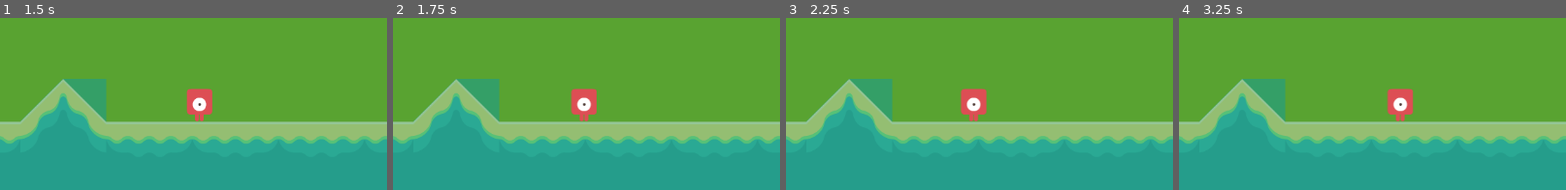
Above: before the commit, frames 1-4 (left to right).
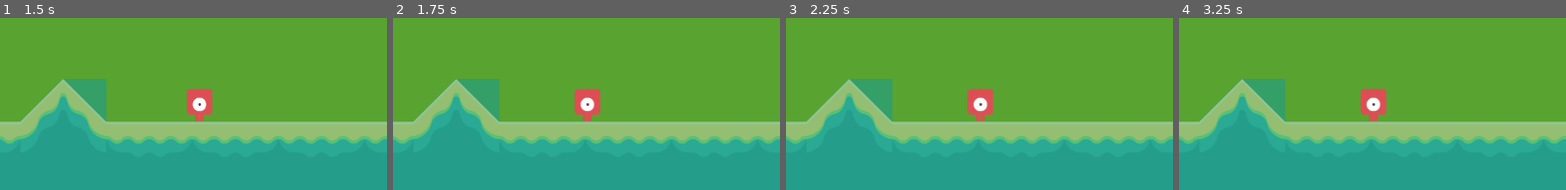
Above: after the commit, the same moments.

Repository: Kimmm-c/gunny-clone
Game: Godot game, scene res://tutorial.tscn
Two runs of this game, one before a commit and one after it. Both use one fixed random seed, a clock stepped at 60 frames per second and the inputs below.
Inputs:
- Up to frame 1 (1.5 s): tap Enter at 0.5 s; hold Right (player_moves_right) 0.53-1.28 s; hold Down (decrease_shooting_angle) 0.53-1.28 s; tap Up (increase_shooting_angle) at 0.8, 1.35 s; hold Left (player_moves_left) from 1.28 s (still down)
- Up to frame 2 (1.75 s): keep holding Left (player_moves_left); tap Space (shoot) at 1.55 s
- Up to frame 3 (2.25 s): release Left (player_moves_left) at 2.03 s; hold Right (player_moves_right) from 2.03 s (still down); hold Space (shoot) from 2.03 s (still down)
- Up to frame 4 (3.25 s): keep holding Right (player_moves_right); tap Down (decrease_shooting_angle) at 2.3, 2.85 s; release Space (shoot) at 2.78 s; tap Up (increase_shooting_angle) at 3.05 s
The pictures show only the part of the screen within x 9-58%, y 31-81%; the shares and areas given below are measured in that part.

Frame 1 is identical in both runs. In frame 2, 0.7% of the frame differs, in the area x 45-54%, y 41-61%; in frame 3, 1.0%; in frame 4, 2.2%, in the area x 46-61%, y 41-61%.

Commit message:
added TurnManager

Diff:
--- a/player.gd
+++ b/player.gd
@@ -3,6 +3,7 @@
 @export var player_position = Vector2(200, 200)
 @export var health = 25000
 @export var speed = 50
+var is_listening = true
 var player_state
 
 enum PlayerState {
@@ -11,15 +12,16 @@
 }
 
 func _physics_process(delta: float) -> void:
-	var direction = Vector2.ZERO
+	if is_listening:
+		var direction = Vector2.ZERO
 
-	if Input.is_action_pressed("player_moves_left"):
-		direction.x -= 1
-	elif Input.is_action_pressed("player_moves_right"):
-		direction.x += 1
+		if Input.is_action_pressed("player_moves_left"):
+			direction.x -= 1
+		elif Input.is_action_pressed("player_moves_right"):
+			direction.x += 1
 
-	velocity = direction * speed
-	move_and_slide()
+		velocity = direction * speed
+		move_and_slide()
 
 func _ready() -> void:
 	player_state = PlayerState.ALIVE
--- a/shot.gd
+++ b/shot.gd
@@ -4,19 +4,28 @@
 @export var shooting_power = 0.0
 @export var shooting_angle = 30
 var power_is_increasing = true
+var is_listening = true
 
 func _physics_process(delta: float) -> void:
-	if Input.is_action_pressed("increase_shooting_angle"):
-		shooting_angle += 1
-	elif Input.is_action_pressed("decrease_shooting_angle"):
-		shooting_angle -= 1
-	elif Input.is_action_pressed("shoot"):
-		if shooting_power == 1.0:
-			power_is_increasing = !power_is_increasing
+	if is_listening:
+		if Input.is_action_pressed("increase_shooting_angle"):
+			shooting_angle += 1
+			print("shooting angle: ", shooting_angle)
+		elif Input.is_action_pressed("decrease_shooting_angle"):
+			shooting_angle -= 1
+			print("shooting angle: ", shooting_angle)
+		elif Input.is_action_pressed("shoot"):
+			if shooting_power > 1.0:
+				power_is_increasing = !power_is_increasing
+			elif shooting_power < 0:
+				power_is_increasing = !power_is_increasing
 
-		if power_is_increasing:
-			shooting_power += 0.1
-		else:
-			shooting_power -= 0.1
-	elif Input.is_action_just_released("shoot"):
-		shoot.emit()
+			if power_is_increasing:
+				shooting_power += 0.1
+			else:
+				shooting_power -= 0.1
+
+			print("shooting power: ", shooting_power)
+		elif Input.is_action_just_released("shoot"):
+			shoot.emit()
+			shooting_power = 0.0
--- a/stone.tscn
+++ b/stone.tscn
@@ -1,8 +1,7 @@
-[gd_scene load_steps=5 format=3 uid="uid://doskty1qqadix"]
+[gd_scene load_steps=4 format=3 uid="uid://doskty1qqadix"]
 
 [ext_resource type="Script" path="res://stone.gd" id="1_6s6ed"]
 [ext_resource type="Texture2D" uid="uid://blwaggre0qywf" path="res://kenney_abstract-platformer/PNG/Items/redCrystal.png" id="2_rq0vd"]
-[ext_resource type="PackedScene" uid="uid://b202vivir0vxf" path="res://shot.tscn" id="3_cxlo0"]
 
 [sub_resource type="RectangleShape2D" id="RectangleShape2D_xdcmn"]
 size = Vector2(32, 30)
@@ -21,7 +20,5 @@
 shape = SubResource("RectangleShape2D_xdcmn")
 debug_color = Color(3.85046e-06, 0.595094, 0.720295, 0.52549)
 
-[node name="Shot" parent="." instance=ExtResource("3_cxlo0")]
-
 [connection signal="body_entered" from="." to="." method="_on_body_entered"]
 [connection signal="body_shape_entered" from="." to="." method="_on_body_shape_entered"]
--- /dev/null
+++ b/turn_manager.gd
@@ -0,0 +1,31 @@
+extends Node
+
+# On game start, start the player's turn (enable player's input listening)
+# On player_timer end or on shoot signal, end player's turn (disable user input listening)
+# On the last bullet is freed, start the enemy's turn (start enemy's timer)
+# On the enemy_timer ends, start the player's turn
+
+signal player_timer_timeout
+signal enemy_timer_timeout
+
+func start_player_turn(player, shot) -> void:
+	print("starting player's turn...")
+	player.is_listening = true
+	shot.is_listening = true
+	$PlayerTimer.start()
+
+func stop_player_turn(player, shot) -> void:
+	print("stopping player's turn...")
+	player.is_listening = false
+	shot.is_listening = false
+	$PlayerTimer.stop()
+
+func start_enemy_turn() -> void:
+	print("starting enemy's turn...")
+	$EnemyTimer.start()
+
+func _on_player_timer_timeout() -> void:
+	player_timer_timeout.emit()
+
+func _on_enemy_timer_timeout() -> void:
+	enemy_timer_timeout.emit()
--- /dev/null
+++ b/turn_manager.tscn
@@ -0,0 +1,15 @@
+[gd_scene load_steps=2 format=3 uid="uid://by4myqk8n78l4"]
+
+[ext_resource type="Script" path="res://turn_manager.gd" id="1_u6owk"]
+
+[node name="TurnManager" type="Node"]
+script = ExtResource("1_u6owk")
+
+[node name="PlayerTimer" type="Timer" parent="."]
+wait_time = 10.0
+
+[node name="EnemyTimer" type="Timer" parent="."]
+wait_time = 2.0
+
+[connection signal="timeout" from="PlayerTimer" to="." method="_on_player_timer_timeout"]
+[connection signal="timeout" from="EnemyTimer" to="." method="_on_enemy_timer_timeout"]
--- a/tutorial.gd
+++ b/tutorial.gd
@@ -1,10 +1,9 @@
 extends Node2D
 
 @export var stone_scene: PackedScene
-var is_player_turn = true
 
-func _physics_process(delta: float) -> void:
-	pass
+func _ready() -> void:
+	$TurnManager.start_player_turn($Player, $Shot)
 
 func _on_stone_hit(collider_rid, collider_body) -> void:
 	if collider_body.name == "ground":
@@ -19,8 +18,6 @@
 func shoot() -> void:
 	pass
 
-func _on_player_timer_timeout() -> void:
-	shoot()
 
 func _on_stone_timer_timeout() -> void:
 	var rand_angle_degree = randf_range(30, 90)
@@ -42,3 +39,10 @@
 	# add the stone to the screen
 	add_child(stone)
 	stone.connect("hit", _on_stone_hit)
+
+
+func _on_turn_manager_player_timer_timeout() -> void:
+	$TurnManager.stop_player_turn($Player, $Shot)
+	print("making the shot at _ degree and _ power", $Shot.shooting_angle, $Shot.shooting_power)
+	# make the shot
+	# $ShotManager.shoot($Player, $Shot)
--- a/tutorial.tscn
+++ b/tutorial.tscn
@@ -1,22 +1,18 @@
-[gd_scene load_steps=6 format=3 uid="uid://kmfldxg35pbo"]
+[gd_scene load_steps=8 format=3 uid="uid://kmfldxg35pbo"]
 
 [ext_resource type="Script" path="res://tutorial.gd" id="1_ehuit"]
 [ext_resource type="PackedScene" uid="uid://epdo1nsksbdu" path="res://tutorial_level.tscn" id="1_yb1ct"]
 [ext_resource type="PackedScene" uid="uid://doskty1qqadix" path="res://stone.tscn" id="2_ehuit"]
 [ext_resource type="PackedScene" uid="uid://yo1omiogcwur" path="res://boss.tscn" id="5_rwowx"]
+[ext_resource type="PackedScene" uid="uid://by4myqk8n78l4" path="res://turn_manager.tscn" id="6_0cr88"]
 [ext_resource type="PackedScene" uid="uid://bskls1p343n00" path="res://player.tscn" id="6_hu44a"]
+[ext_resource type="PackedScene" uid="uid://b202vivir0vxf" path="res://shot.tscn" id="7_4t6hg"]
 
 [node name="tutorial" type="Node2D"]
 script = ExtResource("1_ehuit")
 stone_scene = ExtResource("2_ehuit")
 
 [node name="tutorial_level" parent="." instance=ExtResource("1_yb1ct")]
-
-[node name="PlayerTimer" type="Timer" parent="."]
-wait_time = 10.0
-one_shot = true
-
-[node name="EnemyTimer" type="Timer" parent="."]
 
 [node name="StoneTimer" type="Timer" parent="."]
 
@@ -26,5 +22,10 @@
 [node name="Player" parent="." instance=ExtResource("6_hu44a")]
 position = Vector2(367, 423)
 
-[connection signal="timeout" from="PlayerTimer" to="." method="_on_player_timer_timeout"]
+[node name="TurnManager" parent="." instance=ExtResource("6_0cr88")]
+
+[node name="Shot" parent="." instance=ExtResource("7_4t6hg")]
+
 [connection signal="timeout" from="StoneTimer" to="." method="_on_stone_timer_timeout"]
+[connection signal="player_timer_timeout" from="TurnManager" to="." method="_on_turn_manager_player_timer_timeout"]
+[connection signal="shoot" from="Shot" to="." method="_on_turn_manager_player_timer_timeout"]
